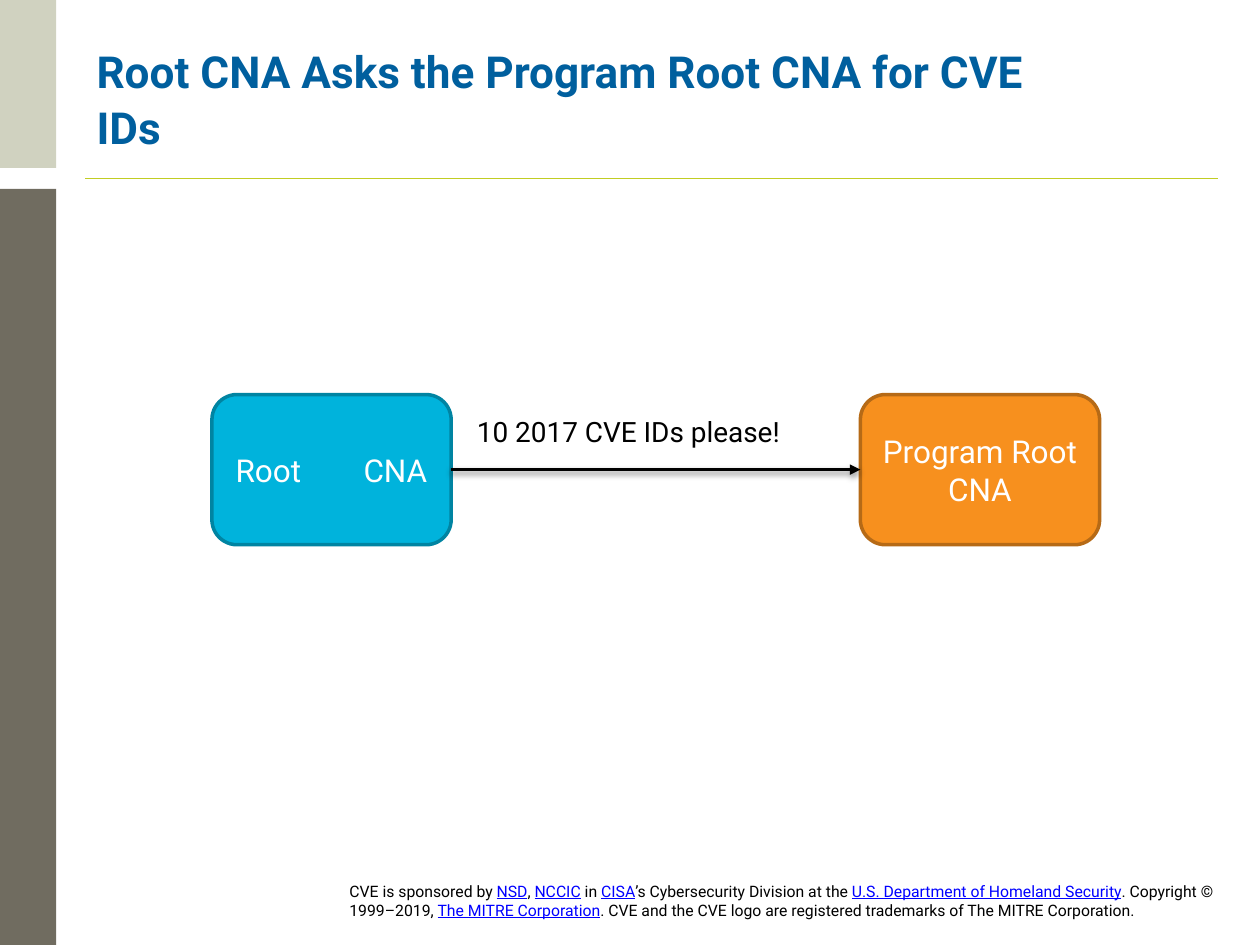
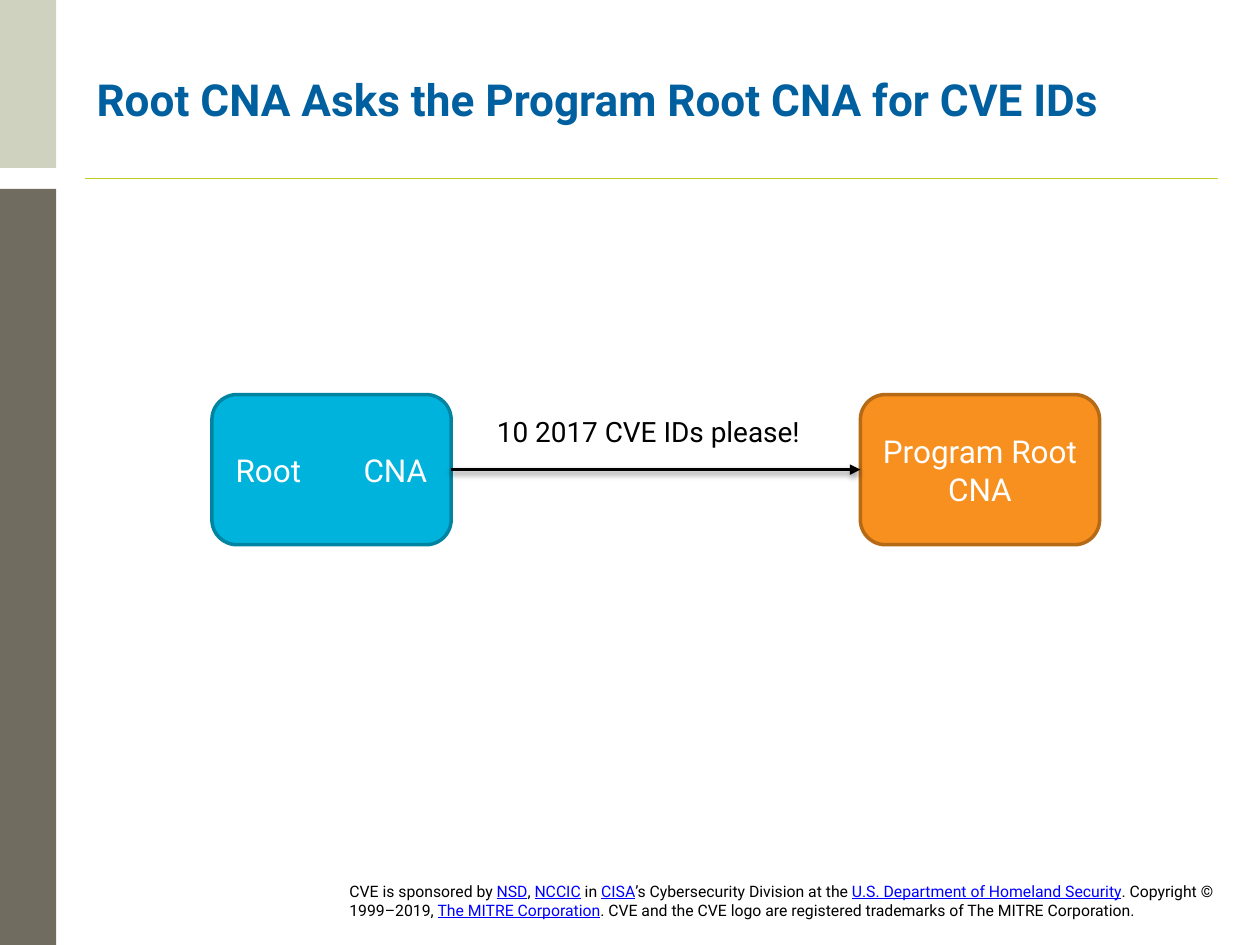
Before and after one commit to CVEProject/cveproject.github.io, a slide deck: slide 5 of docs/cna/CNA_Processes.pptx. Drawn at 1260x945 pixels with LibreOffice and Linux fonts; fonts in the diff are those of the drawing; background and template pictures are left out. Boxes give left, top, right and bottom in pixels: in the first picture for what was removed or moved away, otherwise in the second. Text is boxed around its words. In the diff, an @@ line names an element or a change of style, - is before the commit and + after.

```diff
--- a/docs/cna/CNA_Processes.pptx
+++ b/docs/cna/CNA_Processes.pptx
@@ title "Root CNA Asks the Program ..." rewrapped from [97,54,1022,145] to [97,82,1097,125] @@
@@ text "10 2017 CVE IDs please!": place and size @@
-text "10 2017 CVE IDs please!" at [477,421,780,448]
+text "10 2017 CVE IDs please!" at [497,421,800,448]
```
Also in this commit, not shown: 14 other slides changed.
